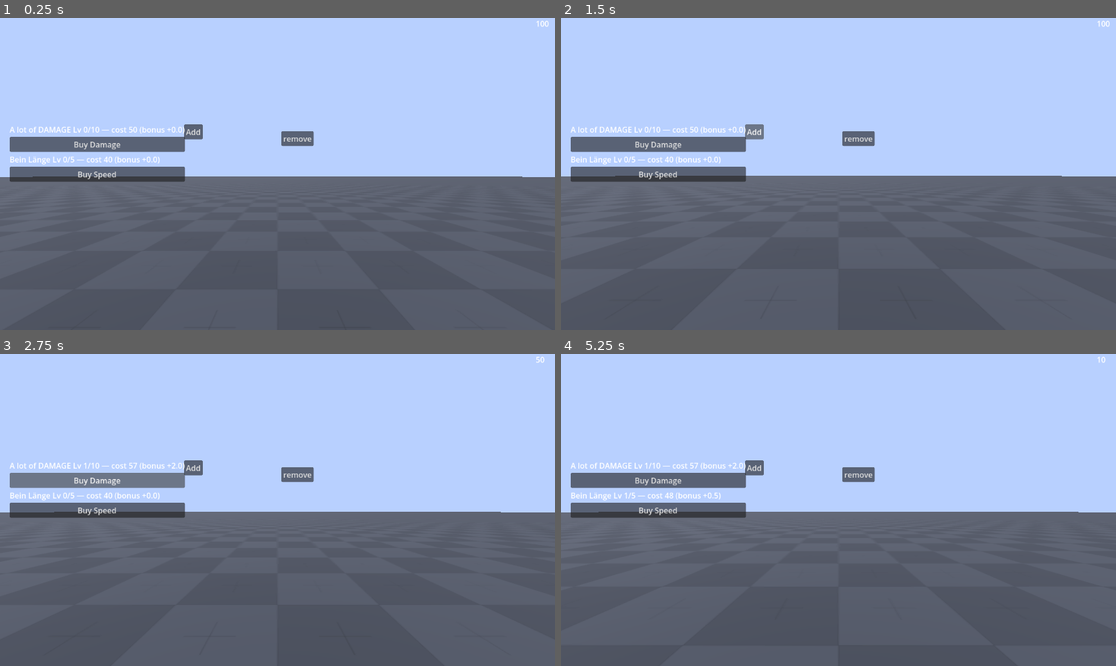
Above: before the commit, frames 1-4 (two rows, left to right).
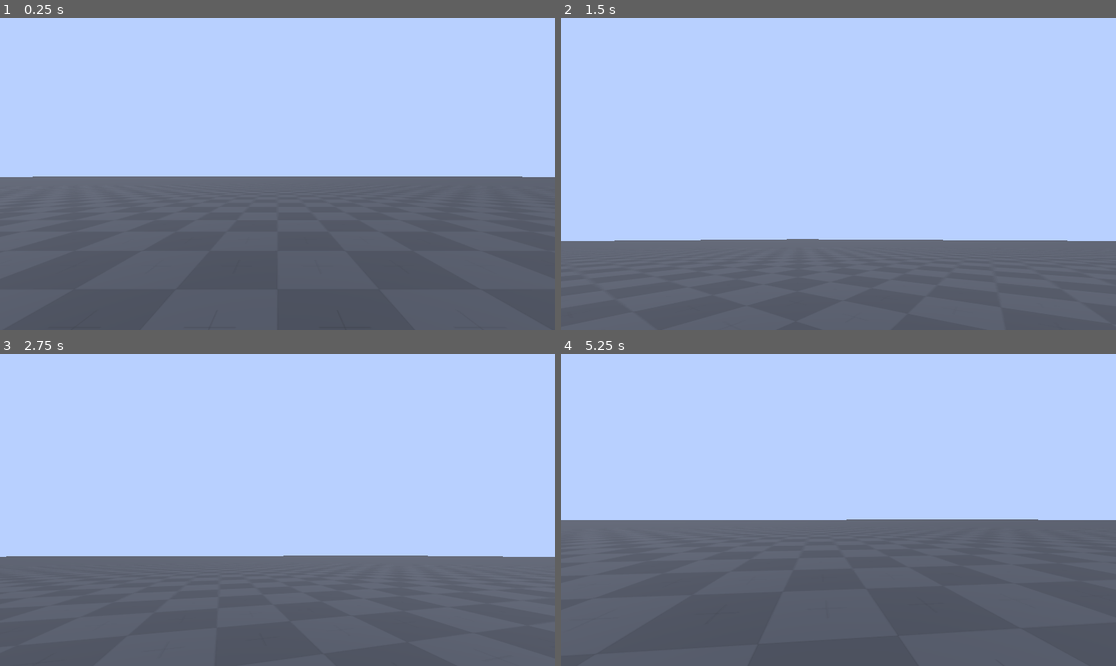
Above: after the commit, the same moments.

Repository: manschko/Knusper-Amigos
Game: Godot game, scene res://player_controller/3d/TestFiield.tscn
Two runs of this game, one before a commit and one after it. Both use one fixed random seed, a clock stepped at 60 frames per second and the inputs below. The project has no main scene, so this scene is started directly.
Inputs (mouse positions are in pixels of both pictures, inside the frame that each line leads up to):
- Up to frame 1 (0.25 s): no input
- Up to frame 2 (1.5 s): click (860, 139) at 0.5 s, where only the run before the commit has a clickable "remove"; click (755, 130) at 1.25 s, where only the run before the commit has a clickable "Add"
- Up to frame 3 (2.75 s): click (99, 481) at 2 s, where only the run before the commit has a clickable "Buy Damage"
- Up to frame 4 (5.25 s): click (660, 510) at 2.75 s, where only the run before the commit has a clickable "Buy Speed"; tap Enter at 3.5 s; move the mouse to (866, 510) at 3.52 s; hold Shift (sprint) 3.53-4.28 s; hold W (moving_forward) from 3.53 s (still down); tap Space (jump) at 3.77, 4.25, 4.52 s; move the mouse to (810, 510) at 4.27 s; tap Shift (sprint) at 4.35 s; move the mouse to (849, 503) at 5.02 s; hold Shift (sprint) from 5.03 s (still down)

The runs differ from the first frame. In frame 1, 4.0% of the frame differs, in the area x 1-99%, y 0-53%; in frame 2, 24%, in the area x 0-100%, y 0-96%; in frame 3, 18%; in frame 4, 5.9%.

Commit message:
feat: player stats upgrades

Diff:
--- /dev/null
+++ b/incremental/upgrades/base_player_stats.tres
@@ -0,0 +1,10 @@
+[gd_resource type="Resource" script_class="PlayerStats" load_steps=2 format=3]
+
+[ext_resource type="Script" path="res://incremental/upgrades/player_stats.gd" id="1"]
+
+[resource]
+script = ExtResource("1")
+health = 100.0
+walk_speed = 5.0
+sprint_speed = 10.0
+damage = 10.0
--- a/incremental/upgrades/data/speed_boost.tres
+++ b/incremental/upgrades/data/speed_boost.tres
@@ -10,5 +10,5 @@
 cost = 40
 max_level = 5
 cost_growth = 1.2
-stat_key = "speed"
-value_per_level = 0.5
+stat_key = "walk_speed"
+value_per_level = 5.0
--- /dev/null
+++ b/incremental/upgrades/player_stats.gd
@@ -0,0 +1,7 @@
+extends Resource
+class_name PlayerStats
+
+@export var health: float = 100.0
+@export var walk_speed: float = 5.0
+@export var sprint_speed: float = 10.0
+@export var damage: float = 10.0
--- a/incremental/upgrades/upgrade_manager.gd
+++ b/incremental/upgrades/upgrade_manager.gd
@@ -1,20 +1,4 @@
 extends Node
-
-
-# Autoload: UpgradeManager
-#
-# Loads every Upgrade resource (.tres) found in UPGRADES_DIR, tracks how many
-# levels of each have been purchased, spends crumbs (via Stats) to buy levels,
-# and persists purchased levels to disk.
-#
-# Consumers (player.gd, enemy.gd, ...) do NOT get their stats mutated for
-# them. Instead they ask for the current bonus and add it to their own base
-# value, e.g.:
-#   speed = base_speed + UpgradeManager.get_bonus_for_stat("speed")
-# This keeps "what is the base stat" owned by the entity, and "how much extra
-# has been bought" owned by the upgrade system, avoiding double-applying
-# bonuses when a save is reloaded.
-
 
 const SAVE_PATH := "user://upgrades_save.json"
 
@@ -58,7 +42,6 @@
 	return get_level(id) >= upgrade.max_level
 
 
-## Cost to buy the *next* level of this upgrade.
 func get_cost(id: String) -> int:
 	var upgrade := get_upgrade(id)
 	if upgrade == null:
@@ -72,7 +55,6 @@
 	return cost >= 0 and Stats.get_crumbs() >= cost
 
 
-## Total bonus this single upgrade currently grants (level * value_per_level).
 func get_upgrade_bonus(id: String) -> float:
 	var upgrade := get_upgrade(id)
 	if upgrade == null:
@@ -80,8 +62,6 @@
 	return get_level(id) * upgrade.value_per_level
 
 
-## Total bonus granted to a given stat by ALL purchased upgrades affecting it.
-## Consumers should call this and add the result to their own base stat.
 func get_bonus_for_stat(stat_key: String) -> float:
 	var total := 0.0
 	for id in upgrades.keys():
@@ -89,6 +69,19 @@
 		if upgrade.stat_key == stat_key:
 			total += get_upgrade_bonus(id)
 	return total
+
+
+func get_effective_stats(base: PlayerStats) -> PlayerStats:
+	if base == null:
+		push_warning("UpgradeManager: get_effective_stats() called with no base PlayerStats, using defaults")
+		base = PlayerStats.new()
+	var effective: PlayerStats = base.duplicate()
+	for property in effective.get_property_list():
+		if property.usage & PROPERTY_USAGE_SCRIPT_VARIABLE:
+			var bonus := get_bonus_for_stat(property.name)
+			if bonus != 0.0:
+				effective.set(property.name, effective.get(property.name) + bonus)
+	return effective
 
 
 ## Attempts to buy the next level of the given upgrade.
--- a/player_controller/3d/player.gd
+++ b/player_controller/3d/player.gd
@@ -1,9 +1,12 @@
 # The script is attached to a CharacterBody3D node.
 extends CharacterBody3D
 
-# Exported variables can be modified directly in the Godot editor's Inspector panel.
-@export var walk_speed = 5.0
-@export var sprint_speed = 10.0
+signal health_changed(current: float, max_health: float)
+signal died
+
+@export var base_stats: PlayerStats
+
+# Movement feel tuning - not part of PlayerStats since these aren't upgraded.
 @export var jump_velocity = 4.5
 @export var coyote_time = 0.2
 @export var jump_buffer_time = 0.2
@@ -12,22 +15,39 @@
 @export var bobbing_amplitude = 0.1
 @export var bobbing_frequency = 10.0
 
+var stats: PlayerStats
+var current_health: float
+
 var bobbing_time = 0.0
 var coyote_timer = 0.0
 var jump_buffer_timer = 0.0
-var speed = walk_speed
+var speed = 0.0
 
 @onready var camera = $Camera3D
 var initial_camera_y = 0.0
 
 func _ready():
 	initial_camera_y = camera.position.y
+	stats = UpgradeManager.get_effective_stats(base_stats)
+	current_health = stats.health
+	speed = stats.walk_speed
+	health_changed.emit(current_health, stats.health)
+
+func take_damage(amount: float) -> void:
+	current_health = max(current_health - amount, 0.0)
+	health_changed.emit(current_health, stats.health)
+	if current_health <= 0.0:
+		died.emit()
+
+func heal(amount: float) -> void:
+	current_health = min(current_health + amount, stats.health)
+	health_changed.emit(current_health, stats.health)
 
 # Get the gravity from the project settings to ensure consistency.
 var gravity = ProjectSettings.get_setting("physics/3d/default_gravity")
 
 # This function is called every physics frame, which is ideal for
-# handling physics-based movement.
+# handling physics-based movement
 func _physics_process(delta):
 
 	# Handle the jump input.
@@ -86,9 +106,9 @@
 
 	Input.is_action_just_pressed("sprint")
 	if Input.is_action_pressed("sprint"):
-		speed = lerp(speed, sprint_speed, delta * speed_transition)
+		speed = lerp(speed, stats.sprint_speed, delta * speed_transition)
 	else:
-		speed = lerp(speed, walk_speed, delta * speed_transition)
+		speed = lerp(speed, stats.walk_speed, delta * speed_transition)
 
 	# If there is movement input, set the horizontal velocity.
 	if direction:
--- a/player_controller/3d/player.tscn
+++ b/player_controller/3d/player.tscn
@@ -3,6 +3,7 @@
 [ext_resource type="Script" uid="uid://eo5d7yel47id" path="res://player_controller/3d/player.gd" id="1_x2kuh"]
 [ext_resource type="Script" uid="uid://b3ma2mus12o8j" path="res://player_controller/3d/camera_3d.gd" id="2_am31l"]
 [ext_resource type="PackedScene" uid="uid://ix00v1whpwlb" path="res://incremental/hud.tscn" id="3_rf0yd"]
+[ext_resource type="Resource" path="res://incremental/upgrades/base_player_stats.tres" id="4_stats"]
 
 [sub_resource type="CapsuleShape3D" id="CapsuleShape3D_fsq37"]
 
@@ -10,6 +11,7 @@
 
 [node name="Player" type="CharacterBody3D" unique_id=1569197202]
 script = ExtResource("1_x2kuh")
+base_stats = ExtResource("4_stats")
 
 [node name="CollisionShape3D" type="CollisionShape3D" parent="." unique_id=1700580211]
 shape = SubResource("CapsuleShape3D_fsq37")
@@ -22,3 +24,4 @@
 mesh = SubResource("CapsuleMesh_fsq37")
 
 [node name="CanvasLayer" parent="." unique_id=763744515 instance=ExtResource("3_rf0yd")]
+visible = false
--- a/ui/settings/settings_menu.tscn
+++ b/ui/settings/settings_menu.tscn
@@ -24,9 +24,10 @@
 grow_vertical = 2
 size_flags_vertical = 3
 theme = ExtResource("2_fr2hu")
-current_tab = 0
+current_tab = 2
 
 [node name="Sound" type="MarginContainer" parent="TabContainer" unique_id=1741372608]
+visible = false
 layout_mode = 2
 theme_override_constants/margin_left = 16
 theme_override_constants/margin_top = 16
@@ -41,14 +42,17 @@
 [node name="Music" parent="TabContainer/Sound/Sound" unique_id=784140164 instance=ExtResource("3_fr2hu")]
 layout_mode = 2
 setting_title = "Music"
+setting_key = "Music"
 
 [node name="SFX" parent="TabContainer/Sound/Sound" unique_id=1608783647 instance=ExtResource("3_fr2hu")]
 layout_mode = 2
 setting_title = "SFX"
+setting_key = "SFX"
 
 [node name="Master" parent="TabContainer/Sound/Sound" unique_id=435059889 instance=ExtResource("3_fr2hu")]
 layout_mode = 2
 setting_title = "Master"
+setting_key = "Master"
 
 [node name="Control" type="MarginContainer" parent="TabContainer" unique_id=1247335686]
 visible = false
@@ -81,7 +85,6 @@
 setting_key = "gamepad_vibration"
 
 [node name="Graphics" type="MarginContainer" parent="TabContainer" unique_id=839159439]
-visible = false
 layout_mode = 2
 theme_override_constants/margin_left = 16
 theme_override_constants/margin_top = 16
Not shown, added: incremental/upgrades/player_stats.gd.uid
